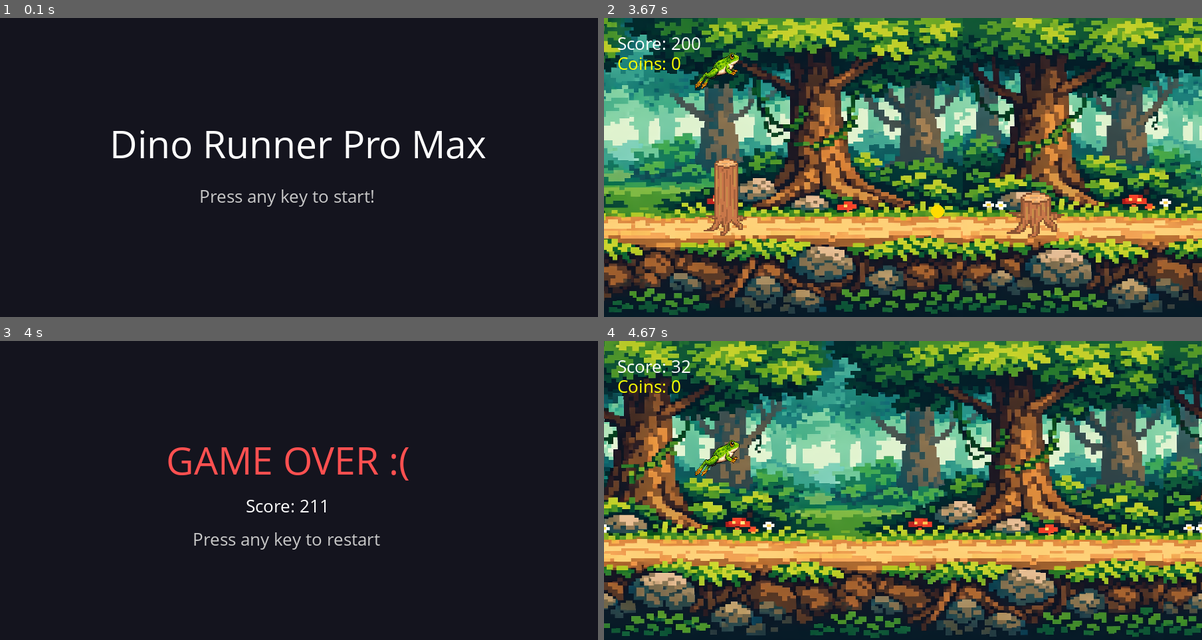
Above: before the commit, frames 1-4 (two rows, left to right).
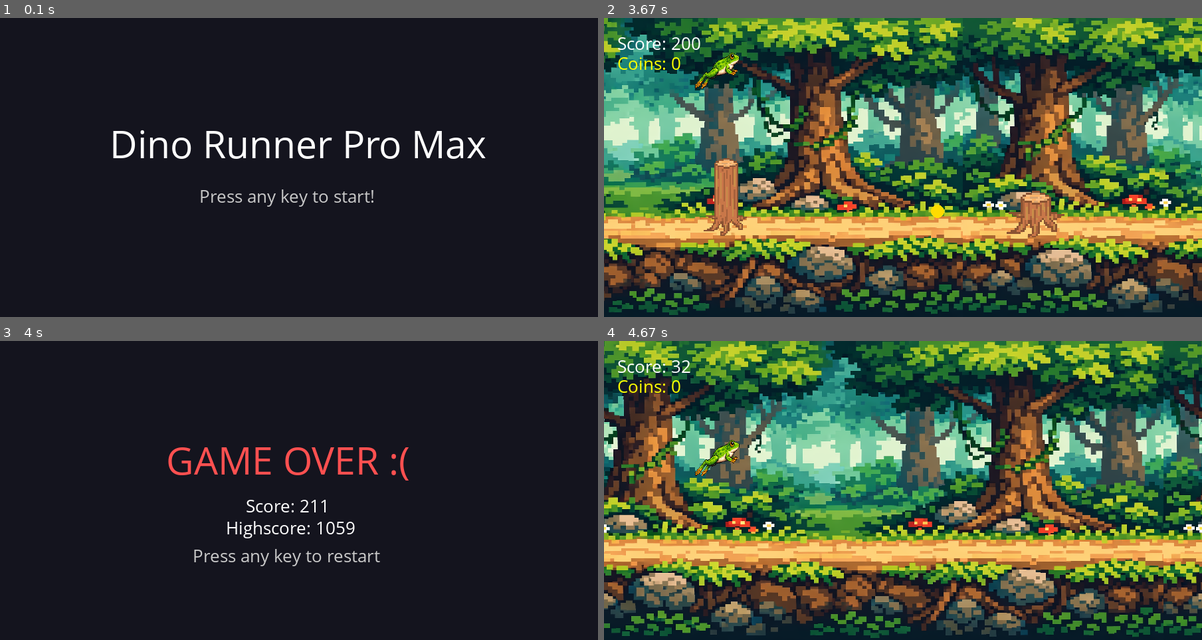
Above: after the commit, the same moments.

Repository: babospal/Pygame10A_C
Game: pygame game, started from main.py
Two runs of this game, one before a commit and one after it. Both use one fixed random seed, a clock stepped at 60 frames per second and the inputs below.
Inputs:
- Up to frame 1 (0.1 s): no input
- Up to frame 2 (3.67 s): tap Space at 0.33, 0.67, 1.07, 1.37, 1.9, 2.2, 2.4, 2.7, 2.97, 3.3, 3.6 s
- Up to frame 3 (4 s): tap Space at 3.73 s
- Up to frame 4 (4.67 s): tap Space at 4.13, 4.43 s

Frames 1-2 are identical in both runs. In frame 3, 1.1% of the frame differs, in the area x 32-64%, y 60-76%; in frame 4, nothing differs.

Commit message:
highscore added

Diff:
--- a/Game.py
+++ b/Game.py
@@ -10,9 +10,6 @@
 
 
 class Game:
-    pygame.mixer.init()
-    _coin_sound = pygame.mixer.Sound('sounds/coin_sound.wav')
-    _game_over_sound = pygame.mixer.Sound('sounds/game_over_sound.wav')
     def __init__(self) -> None:
         pygame.init()
         pygame.display.set_caption("Dino Runner Pro Max")
@@ -39,6 +36,14 @@
 
         self.player: Player = Player()
         self.background: Background = Background()
+
+        pygame.mixer.init()
+        self.coin_sound = pygame.mixer.Sound('sounds/coin_sound.wav')
+        self.game_over_sound = pygame.mixer.Sound('sounds/game_over_sound.wav')
+
+        with open("highscore.txt", "r", encoding="utf-8") as file:
+            for hs in file.read().splitlines():
+                self.highscore : int = int(hs)
 
     def draw_text(
         self, text: str, font: pygame.font.Font, color: tuple[int, int, int], x: int, y: int
@@ -105,12 +110,16 @@
         # Obstacle collision
         if pygame.sprite.spritecollide(self.player, self.obstacles, False):
             self.state = "GAMEOVER"
-            self._game_over_sound.play()
+            self.game_over_sound.play()
+            if self.score > self.highscore:
+                self.highscore = self.score
+                with open("highscore.txt", "w", encoding="utf-8") as file:
+                    file.writelines(str(self.highscore))
 
         # Coin pickup
         if pygame.sprite.spritecollide(self.player, self.coins, True):
             self.coin_score += 1
-            self._coin_sound.play()
+            self.coin_sound.play()
 
     def draw(self) -> None:
         self.screen.fill((20, 20, 30))
@@ -124,8 +133,9 @@
         elif self.state == "GAMEOVER":
             self.draw_text("GAME OVER :(", self.big_font, (255, 80, 80), 250, 140)
             self.draw_text(f"Score: {self.score}", self.font, (255, 255, 255), 370, 230)
+            self.draw_text(f"Highscore: {self.highscore}", self.font, (255, 255, 255), 340, 263)
             self.draw_text(
-                "Press any key to restart", self.font, (200, 200, 200), 290, 280
+                "Press any key to restart", self.font, (200, 200, 200), 290, 305
             )
 
         elif self.state == "PLAYING":
--- /dev/null
+++ b/highscore.txt
@@ -0,0 +1 @@
+1059
Not shown, changed: README.md
